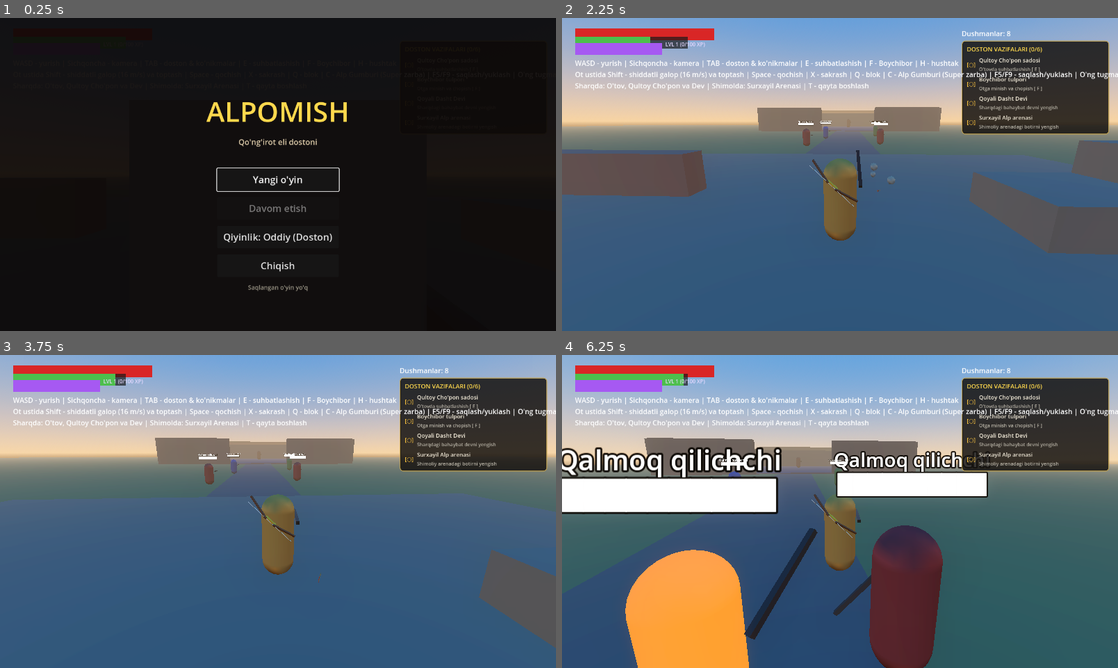
Above: before the commit, frames 1-4 (two rows, left to right).
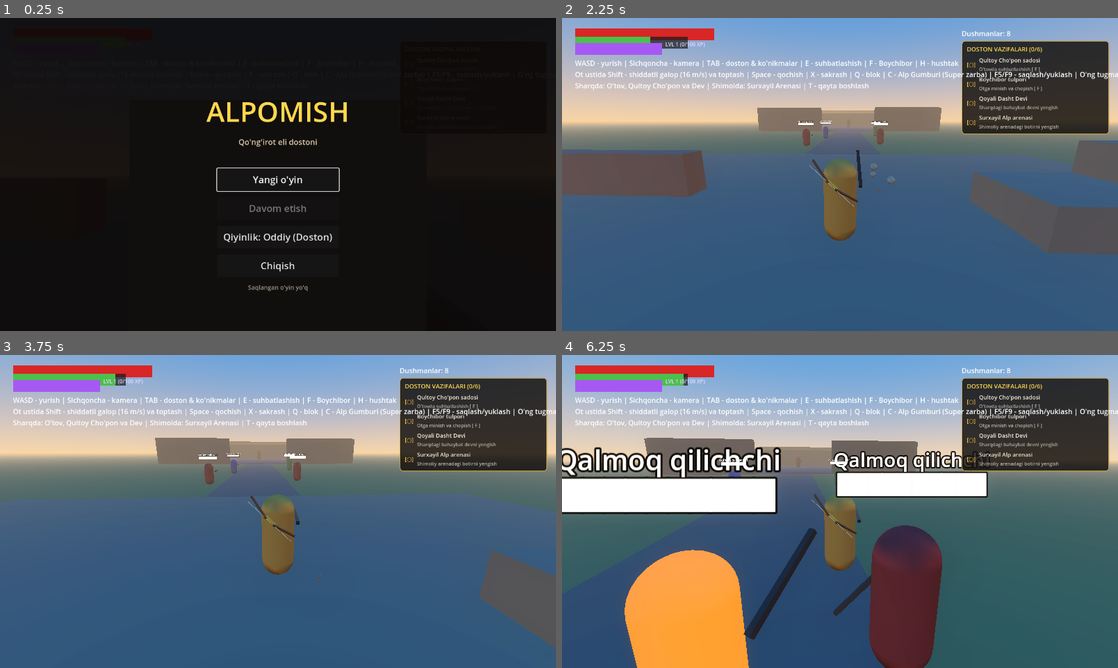
Above: after the commit, the same moments.

Repository: sardorergashev09uzb-commits/yangi
Game: Godot game, scene res://scenes/main.tscn
The game is run twice, just before and just after one commit, with the same random seed, the same clock (stepped at 60 frames per second) and the same inputs.
Inputs (mouse positions are in pixels of both pictures, inside the frame that each line leads up to):
- Up to frame 1 (0.25 s): no input
- Up to frame 2 (2.25 s): click "Yangi o'yin" at 0.5 s; tap Enter at 1.25 s; move the mouse to (867, 174) at 1.27 s; hold Right mouse button (aim) 1.28-2.03 s; hold W (move_forward) from 1.28 s (still down); click (867, 174) at 1.42 s; tap X (jump) at 1.52 s; move the mouse to (812, 174) at 2.02 s; tap R (attack_heavy) at 2.1 s
- Up to frame 3 (3.75 s): keep holding W (move_forward); tap X (jump) at 2.27 s; move the mouse to (289, 505) at 2.77 s; click (289, 505) at 2.85 s; move the mouse to (272, 517) at 3.52 s; tap Q (block) at 3.6 s; click (272, 517) at 3.67 s
- Up to frame 4 (6.25 s): keep holding W (move_forward); tap X (jump) at 3.77, 4.52, 5.27 s; move the mouse to (878, 514) at 4.27 s; tap Space (dodge) at 4.35 s; move the mouse to (795, 508) at 5.02 s; tap F (interact) at 5.1 s; move the mouse to (845, 511) at 5.77 s; hold Shift (sprint) from 5.78 s (still down); click (845, 511) at 5.92 s

The runs differ from the first frame. In frame 2, 0.1% of the frame differs, in the area x 0-100%, y 32-41%; in frame 3, less than 0.1%; in frame 4, 1.6%, in the area x 0-77%, y 26-100%.

Commit message:
Tuzatish: Shimoldagi Zindon va Arena orqasidagi zamin 450x420m ga kengaytirildi, yo'lak va Void Fall Protection (qulashdan himoya) qo'shildi

Diff:
--- a/scripts/player/player.gd
+++ b/scripts/player/player.gd
@@ -151,6 +151,12 @@
 			velocity.y -= gravity * delta
 	move_and_slide()
 	_regen(delta)
+
+	# Cheksizlikka qulashdan himoya (Void Fall Protection):
+	# Agar o'yinchi kutilmaganda xaritadan pastga qulab ketsa (Y < -15.0), uni xavfsiz oxirgi joyga qaytaramiz
+	if global_position.y < -15.0 and state != State.DEAD:
+		global_position = _spawn + Vector3.UP * 0.5
+		velocity = Vector3.ZERO
 
 
 # ---------------------------------------------------------------- Oddiy holat
--- a/scripts/world/arena.gd
+++ b/scripts/world/arena.gd
@@ -51,8 +51,8 @@
 	dbox.add_to_group("dialog_box")
 	add_child(dbox)
 
-	# Yagona yaxlit ulkan Boysun dashti zamini (Z-fighting mutlaqo yo'q)
-	_box(Vector3(20, -1.0, 10), Vector3(320, 2.0, 320), Color(0.42, 0.45, 0.28))
+	# Yagona yaxlit ulkan Boysun dashti zamini: Shimoldagi Zindon va Qal'agacha to'liq cho'zilgan (Z = -220 gacha)
+	_box(Vector3(0, -1.0, -30), Vector3(450, 2.0, 420), Color(0.42, 0.45, 0.28))
 
 	# Mashg'ulot tosh maydoni (Alpomish boshlang'ich mashq o'rni, Y = 0.01 da tosh to'shama)
 	_box(Vector3(0, 0.01, -2), Vector3(28, 0.02, 28), Color(0.46, 0.43, 0.38))
@@ -304,6 +304,9 @@
 
 	# Darvozani tushirish uchun ichki tosh richag (qamalib qolmaslik uchun)
 	_build_gate_lever(arena_center + Vector3(7.5, 0.0, 21.0))
+
+	# Arena ortidagi tosh yo'lak (Zindon darvozasiga olib boruvchi)
+	_box(Vector3(0, 0.02, -115), Vector3(12, 0.1, 26), Color(0.28, 0.26, 0.29))
 
 	# 11-bosqich: Shimoliy devor ortidagi Qalmoq Zindoni Darvozasi
 	_dungeon_gate = DungeonGateScript.new()
